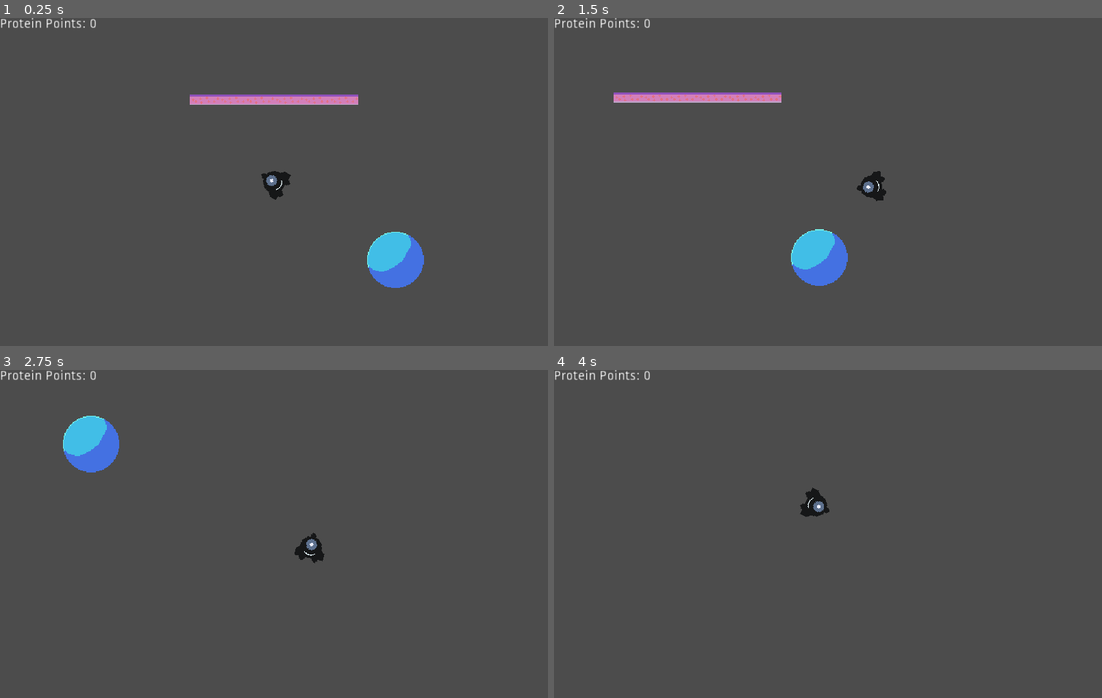
Above: before the commit, frames 1-4 (two rows, left to right).
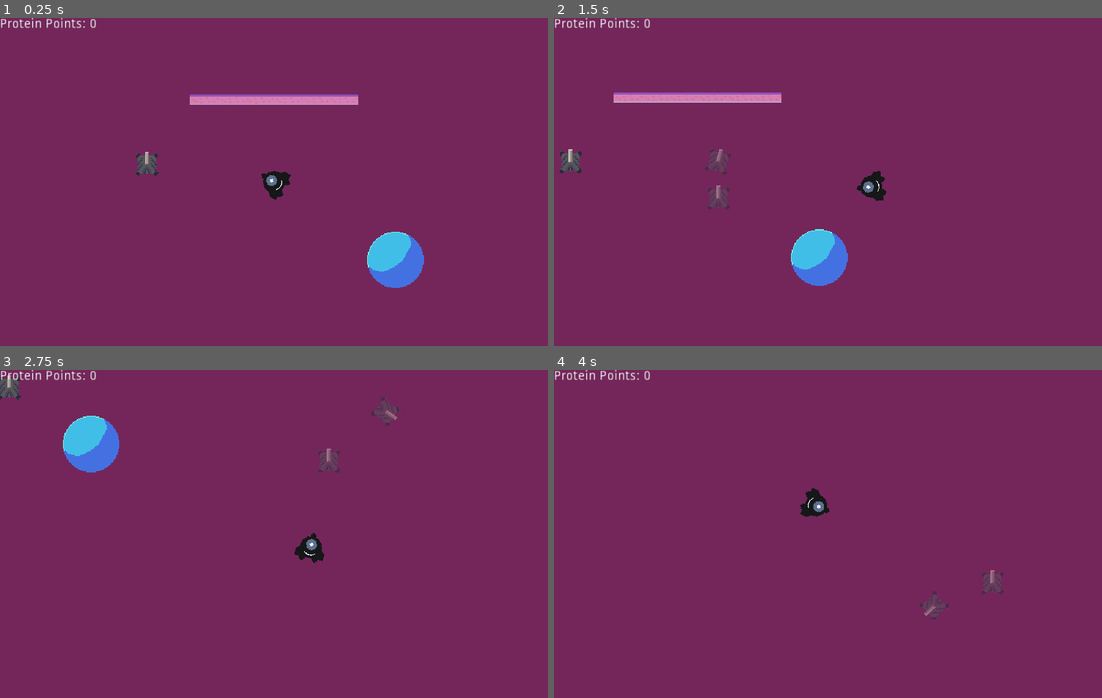
Above: after the commit, the same moments.

Repository: mrbenshef/CellDefence
Game: Godot game, scene res://World.tscn
The game is run twice, just before and just after one commit, with the same random seed, the same clock (stepped at 60 frames per second) and the same inputs.
Inputs (mouse positions are in pixels of both pictures, inside the frame that each line leads up to):
- Up to frame 1 (0.25 s): no input
- Up to frame 2 (1.5 s): tap Enter at 0.5 s; move the mouse to (948, 260) at 0.52 s; hold D (right) 0.53-1.28 s; click (948, 260) at 0.6 s; tap 1 (item_1, bound only after the commit) at 0.8, 1.35 s; move the mouse to (718, 198) at 1.27 s; hold S (down) from 1.28 s (still down)
- Up to frame 3 (2.75 s): click (164, 550) at 1.55 s; move the mouse to (328, 461) at 2.02 s; release S (down) at 2.03 s; hold D (right) from 2.03 s (still down); tap E (interact) at 2.1 s; tap 1 (item_1, bound only after the commit) at 2.3 s
- Up to frame 4 (4 s): move the mouse to (800, 599) at 2.77 s; release D (right) at 2.78 s; hold W (up) 2.78-3.53 s; click (800, 599) at 2.85 s; move the mouse to (992, 583) at 3.52 s; hold A (left) from 3.53 s (still down); tap 1 (item_1, bound only after the commit) at 3.6 s

The runs differ from the first frame. In frame 1, 97% of the frame differs, in the area x 0-100%, y 0-100%; in frame 2, 97%; in frame 3, 98%; in frame 4, 99%.

Commit message:
feat: place turrets

Diff:
--- a/Player.gd
+++ b/Player.gd
@@ -2,6 +2,12 @@
 
 signal shoot_bullet
 signal protein_pickup
+signal place_turret
+
+enum {
+	FLYING
+	PLACING
+}
 
 const WALL_COLLISION_BIT = 2
 
@@ -11,18 +17,51 @@
 export var BOUNCE : int = 300
 export var ROTATION_SMOOTHING : float = 0.1
 
+export (Texture) var TurretTexture : Texture
+
 onready var Gun : Position2D = $Gun
 
+var state = FLYING
 var velocity : Vector2 = Vector2.ZERO
 var input_enabled : bool = true
-
-func _ready():
-	pass
+var held_item = null
 
 func _process(delta):
-	if input_enabled && Input.is_action_just_pressed("shoot"):
-		print("shoot!")
-		emit_signal("shoot_bullet", Gun.global_position, rotation)
+	if !input_enabled:
+		return
+
+	var mouse_pos = get_local_mouse_position()
+
+	# Move held item to mouse position
+	if held_item != null:
+		held_item.position = mouse_pos
+		(held_item as Node2D).global_rotation = 0
+
+	# Select inventory item
+	if Input.is_action_just_pressed("item_1"):
+		var sprite : Sprite = Sprite.new()
+		sprite.texture = TurretTexture
+		sprite.modulate = Color(1.0, 1.0, 1.0, 0.5)
+		var node : Node2D = Node2D.new()
+		node.position = mouse_pos
+		node.add_child(sprite)
+		add_child(node)
+		held_item = node
+		state = PLACING
+
+	# Shoot/place item
+	if Input.is_action_just_pressed("shoot"):
+		match state:
+			FLYING:
+				emit_signal("shoot_bullet", Gun.global_position, rotation)
+			PLACING:
+				if held_item == null:
+					return
+				print("placing turret")
+				emit_signal("place_turret", get_global_mouse_position(), 0)
+				held_item.queue_free()
+				held_item = null
+				state = FLYING
 
 func _physics_process(delta):
 	var input_vector : Vector2 = Vector2.ZERO
--- a/Player.tscn
+++ b/Player.tscn
@@ -1,7 +1,8 @@
-[gd_scene load_steps=5 format=2]
+[gd_scene load_steps=6 format=2]
 
 [ext_resource path="res://assets/ship.png" type="Texture" id=1]
 [ext_resource path="res://Player.gd" type="Script" id=2]
+[ext_resource path="res://assets/turret.png" type="Texture" id=3]
 
 [sub_resource type="CircleShape2D" id=1]
 radius = 12.2484
@@ -11,11 +12,12 @@
 
 [node name="Player" type="KinematicBody2D"]
 position = Vector2( 316.321, 178.726 )
-collision_mask = 4
+collision_mask = 36
 script = ExtResource( 2 )
 SPEED = 300
 FRICTION = 300
 ROTATION_SMOOTHING = 0.3
+TurretTexture = ExtResource( 3 )
 
 [node name="Sprite" type="Sprite" parent="."]
 rotation = 1.5708
--- /dev/null
+++ b/Turret.tscn
@@ -0,0 +1,16 @@
+[gd_scene load_steps=3 format=2]
+
+[ext_resource path="res://assets/turret.png" type="Texture" id=1]
+
+[sub_resource type="RectangleShape2D" id=1]
+extents = Vector2( 10.012, 9.99744 )
+
+[node name="Turret" type="StaticBody2D"]
+collision_layer = 32
+collision_mask = 0
+
+[node name="Sprite" type="Sprite" parent="."]
+texture = ExtResource( 1 )
+
+[node name="CollisionShape2D" type="CollisionShape2D" parent="."]
+shape = SubResource( 1 )
--- a/World.gd
+++ b/World.gd
@@ -2,6 +2,7 @@
 
 export (PackedScene) var BULLET
 export (PackedScene) var DNA
+export (PackedScene) var TURRET
 onready var spawnPoint : Vector2 = $SpawnPoint.position
 
 var protein : int = 0
@@ -42,3 +43,9 @@
 func _on_HUD_nucleaus_store_heal():
 	if protein >= 40:
 		update_protein(protein - 40)
+
+func _on_Player_place_turret(pos, rot):
+	var turret = TURRET.instance()
+	turret.position = pos
+	turret.rotation = rot
+	add_child(turret)
--- a/World.tscn
+++ b/World.tscn
@@ -7,11 +7,13 @@
 [ext_resource path="res://DNA.tscn" type="PackedScene" id=5]
 [ext_resource path="res://Nucleaus.tscn" type="PackedScene" id=6]
 [ext_resource path="res://HUD.tscn" type="PackedScene" id=7]
+[ext_resource path="res://Turret.tscn" type="PackedScene" id=8]
 
 [node name="World" type="Node2D"]
 script = ExtResource( 1 )
 BULLET = ExtResource( 3 )
 DNA = ExtResource( 5 )
+TURRET = ExtResource( 8 )
 
 [node name="Player" parent="." instance=ExtResource( 2 )]
 position = Vector2( 304, 196 )
@@ -47,6 +49,10 @@
 position = Vector2( 437.078, 281.406 )
 
 [node name="HUD" parent="." instance=ExtResource( 7 )]
+
+[node name="Turret" parent="." instance=ExtResource( 8 )]
+position = Vector2( 164.808, 176.679 )
+[connection signal="place_turret" from="Player" to="." method="_on_Player_place_turret"]
 [connection signal="protein_pickup" from="Player" to="." method="_on_Player_protein_pickup"]
 [connection signal="shoot_bullet" from="Player" to="." method="_on_Player_shoot_bullet"]
 [connection signal="timeout" from="SpawnTimer" to="." method="_on_SpawnTimer_timeout"]
--- a/project.godot
+++ b/project.godot
@@ -88,6 +88,51 @@
 "events": [ Object(InputEventKey,"resource_local_to_scene":false,"resource_name":"","device":0,"alt":false,"shift":false,"control":false,"meta":false,"command":false,"pressed":false,"scancode":71,"unicode":0,"echo":false,"script":null)
  ]
 }
+item_1={
+"deadzone": 0.5,
+"events": [ Object(InputEventKey,"resource_local_to_scene":false,"resource_name":"","device":0,"alt":false,"shift":false,"control":false,"meta":false,"command":false,"pressed":false,"scancode":49,"unicode":0,"echo":false,"script":null)
+ ]
+}
+item_2={
+"deadzone": 0.5,
+"events": [ Object(InputEventKey,"resource_local_to_scene":false,"resource_name":"","device":0,"alt":false,"shift":false,"control":false,"meta":false,"command":false,"pressed":false,"scancode":50,"unicode":0,"echo":false,"script":null)
+ ]
+}
+item_3={
+"deadzone": 0.5,
+"events": [ Object(InputEventKey,"resource_local_to_scene":false,"resource_name":"","device":0,"alt":false,"shift":false,"control":false,"meta":false,"command":false,"pressed":false,"scancode":51,"unicode":0,"echo":false,"script":null)
+ ]
+}
+item_4={
+"deadzone": 0.5,
+"events": [ Object(InputEventKey,"resource_local_to_scene":false,"resource_name":"","device":0,"alt":false,"shift":false,"control":false,"meta":false,"command":false,"pressed":false,"scancode":52,"unicode":0,"echo":false,"script":null)
+ ]
+}
+item_5={
+"deadzone": 0.5,
+"events": [ Object(InputEventKey,"resource_local_to_scene":false,"resource_name":"","device":0,"alt":false,"shift":false,"control":false,"meta":false,"command":false,"pressed":false,"scancode":53,"unicode":0,"echo":false,"script":null)
+ ]
+}
+item_6={
+"deadzone": 0.5,
+"events": [ Object(InputEventKey,"resource_local_to_scene":false,"resource_name":"","device":0,"alt":false,"shift":false,"control":false,"meta":false,"command":false,"pressed":false,"scancode":54,"unicode":0,"echo":false,"script":null)
+ ]
+}
+item_7={
+"deadzone": 0.5,
+"events": [ Object(InputEventKey,"resource_local_to_scene":false,"resource_name":"","device":0,"alt":false,"shift":false,"control":false,"meta":false,"command":false,"pressed":false,"scancode":55,"unicode":0,"echo":false,"script":null)
+ ]
+}
+item_8={
+"deadzone": 0.5,
+"events": [ Object(InputEventKey,"resource_local_to_scene":false,"resource_name":"","device":0,"alt":false,"shift":false,"control":false,"meta":false,"command":false,"pressed":false,"scancode":56,"unicode":0,"echo":false,"script":null)
+ ]
+}
+item_9={
+"deadzone": 0.5,
+"events": [ Object(InputEventKey,"resource_local_to_scene":false,"resource_name":"","device":0,"alt":false,"shift":false,"control":false,"meta":false,"command":false,"pressed":false,"scancode":57,"unicode":0,"echo":false,"script":null)
+ ]
+}
 
 [layer_names]
 
@@ -98,4 +143,5 @@
 
 [rendering]
 
+environment/default_clear_color=Color( 0.458824, 0.152941, 0.360784, 1 )
 environment/default_environment="res://default_env.tres"
Not shown: 1 places in World.tscn that only renumber resources
Binary file added: assets/turret.aseprite
Binary file added: assets/turret.png
Not shown, added: assets/turret.png.import
